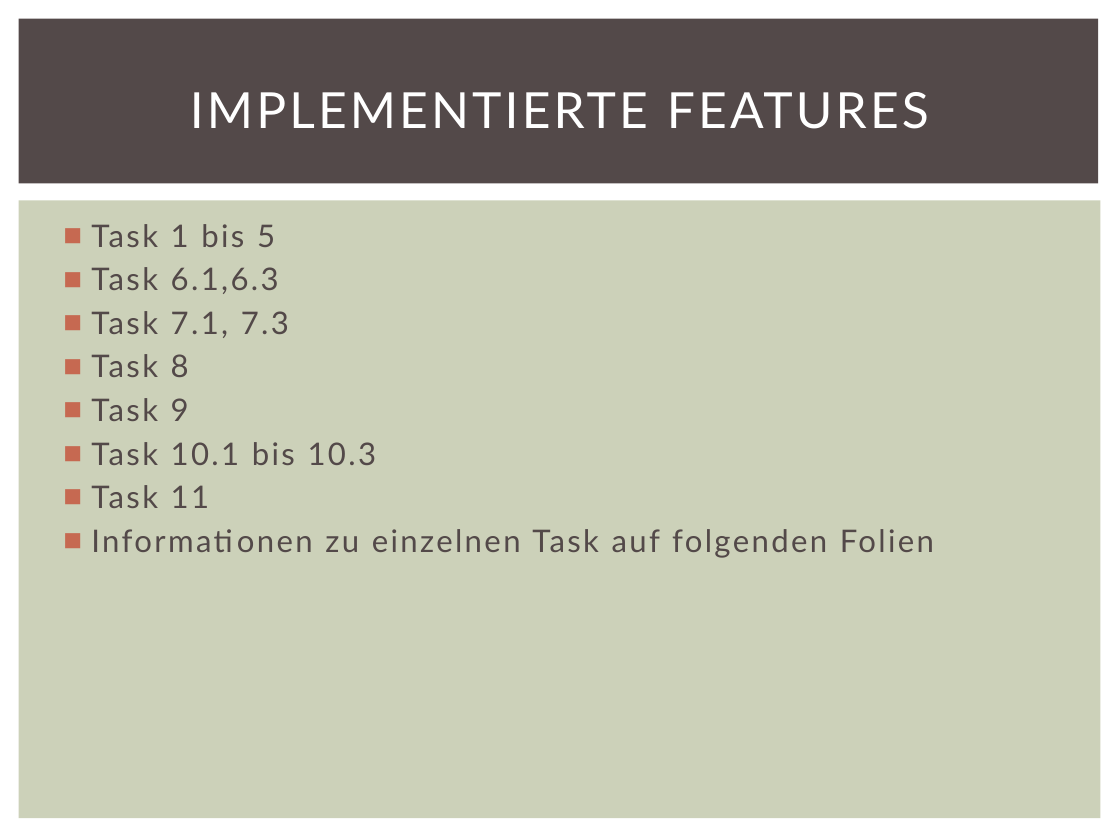
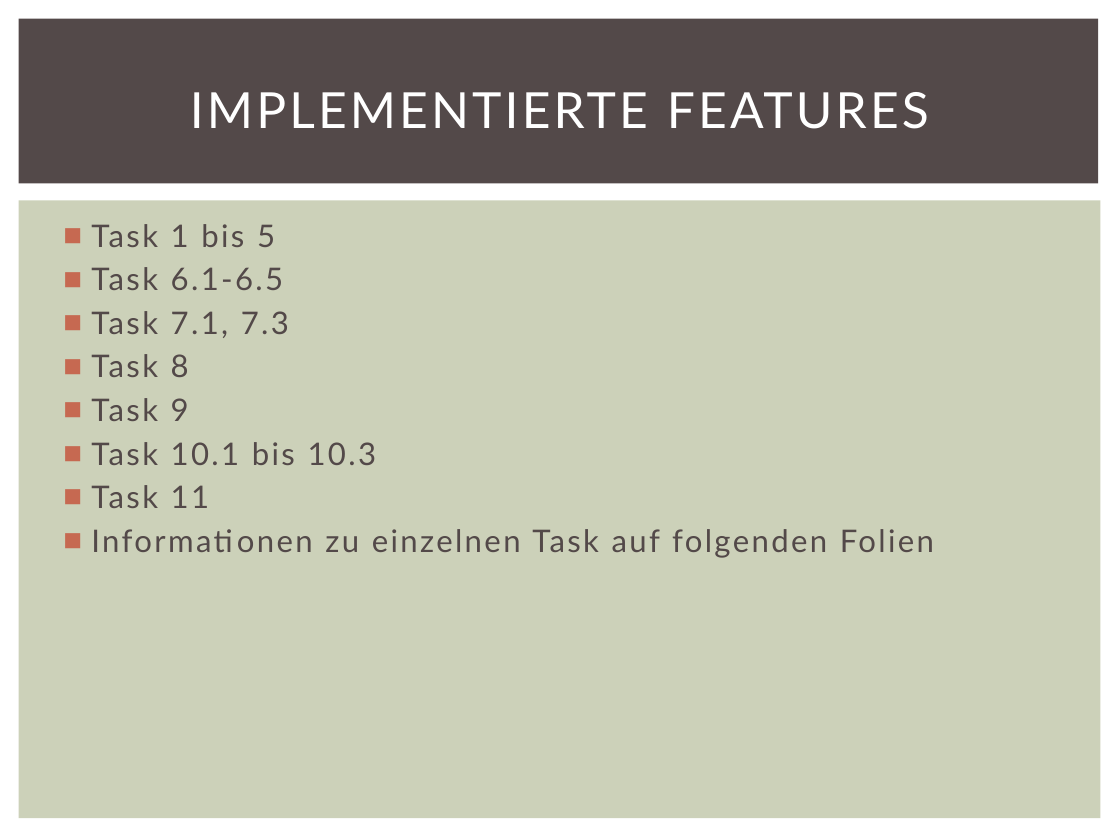
Before and after one commit to menzs2/ch.bfh.bti7054.w2013.q.menzs2, a slide deck: slide 3 of docs/Slides.pptx. Drawn at 1120x840 pixels with LibreOffice and Linux fonts; fonts in the diff are those of the drawing. Boxes give left, top, right and bottom in pixels: in the first picture for what was removed or moved away, otherwise in the second. Text is boxed around its words. In the diff, an @@ line names an element or a change of style, - is before the commit and + after.

```diff
--- a/docs/Slides.pptx
+++ b/docs/Slides.pptx
@@ text at <box>91,267,283,290</box>: text changed @@
-■ Task 6.1,6.3
+■ Task 6.1-6.5
```
Also in this commit, not shown: 1 other slide changed, 1 slide added, 2 other files.
